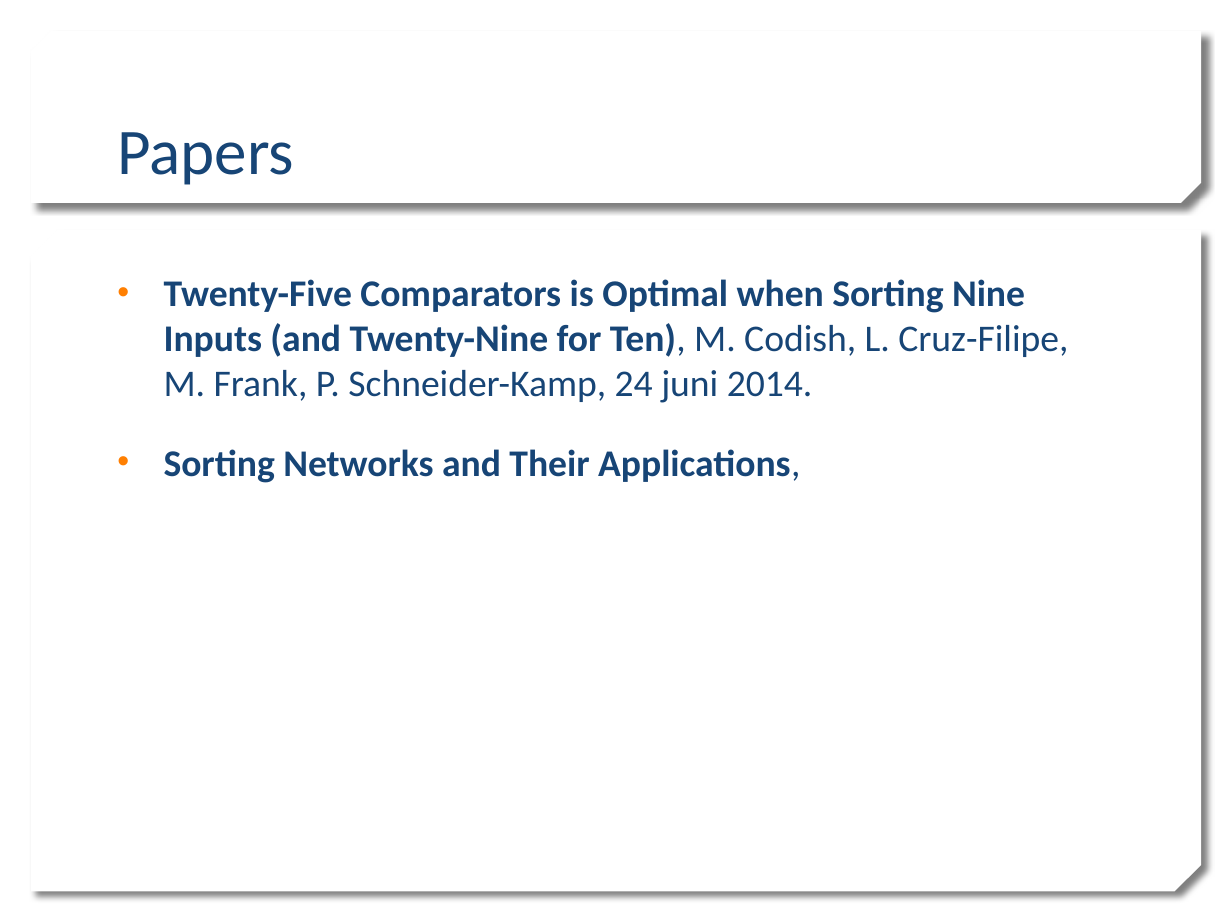
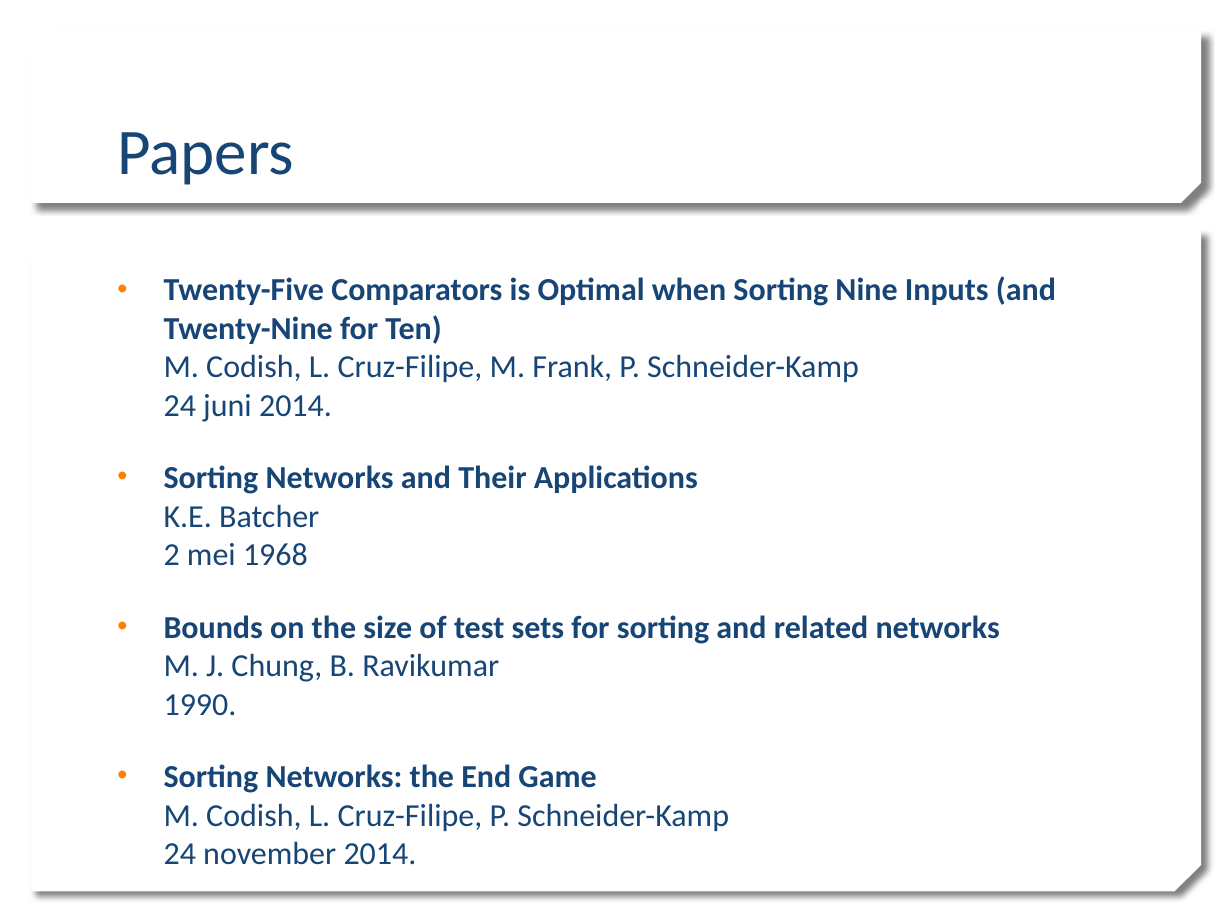
Before and after one commit to mdekempeneer/Research-Optimal-Size-Sorting-Networks, a slide deck: slide 23 of PPP1_WV.pptx (slide 19 before the commit). Drawn at 1232x924 pixels with LibreOffice and Linux fonts; fonts in the diff are those of the drawing; background and template pictures are left out. Boxes give left, top, right and bottom in pixels: in the first picture for what was removed or moved away, otherwise in the second. Text is boxed around its words. In the diff, an @@ line names an element or a change of style, - is before the commit and + after.

```diff
--- a/PPP1_WV.pptx
+++ b/PPP1_WV.pptx
@@ text at [164, 276, 1056, 865]: text changed; size 22 to 18.7 pt @@
-• Twenty-Five Comparators is Optimal when Sorting Nine Inputs (and Twenty-Nine for Ten), M. Codish, L. Cruz-Filipe, M. Frank, P. Schneider-Kamp, 24 juni 2014.
-• Sorting Networks and Their Applications,
+• Twenty-Five Comparators is Optimal when Sorting Nine Inputs (and Twenty-Nine for Ten)
+  M. Codish, L. Cruz-Filipe, M. Frank, P. Schneider-Kamp
+  24 juni 2014.
+• Sorting Networks and Their Applications
+  K.E. Batcher
+  2 mei 1968
+• Bounds on the size of test sets for sorting and related networks
+  M. J. Chung, B. Ravikumar
+  1990.
+• Sorting Networks: the End Game
+  M. Codish, L. Cruz-Filipe, P. Schneider-Kamp
+  24 november 2014.
```
Also in this commit, not shown: 6 other slides changed, 5 slides added, 1 slide removed.
